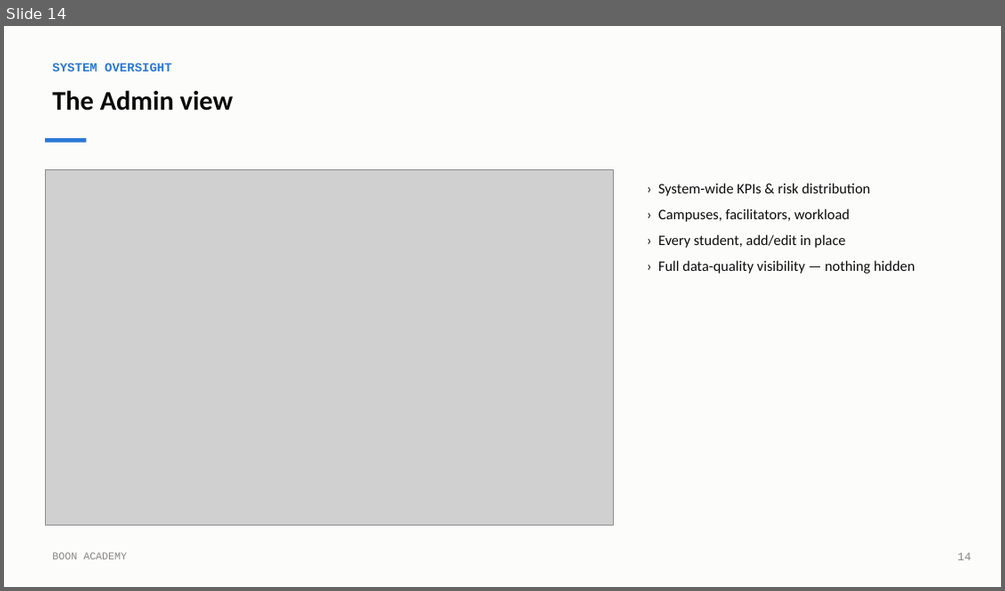
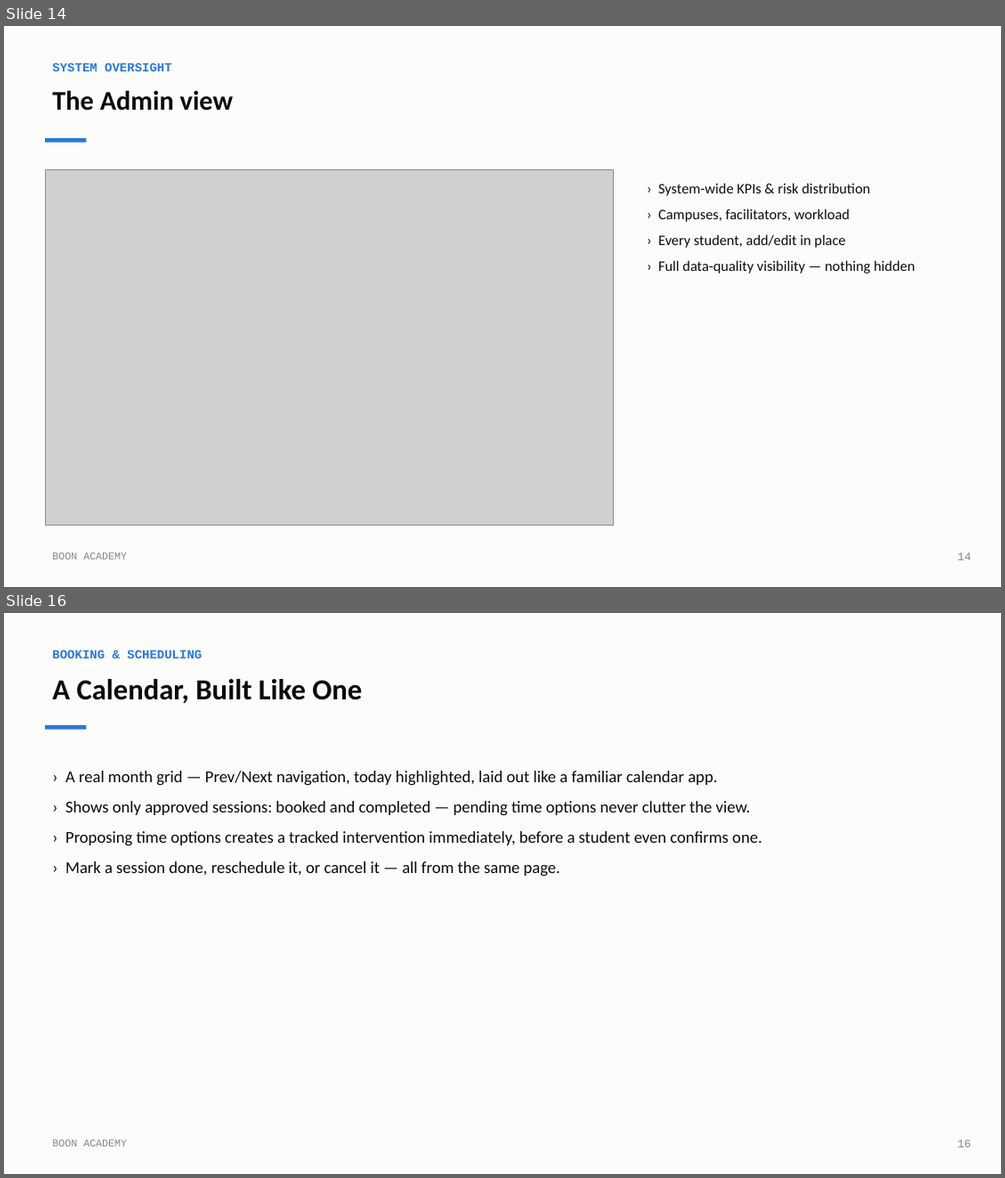
Before and after one commit to IbraheemKhurfan/Noon-Academy-Case-Study, a slide deck: docs/BOON_ACADEMY_OVERVIEW.pptx. Shown one above the other, each under a label of ours: slide 14 before the commit, slides 14 and 16 after it; the slides between them are not shown. The pictures are 1005x591 and 1005x1178 pixels, drawn with LibreOffice and Linux fonts; fonts in the diff are those of the drawing; grey boxes stand for pictures. Boxes give left, top, right and bottom in pixels: in the first picture for what was removed or moved away, otherwise in the second. Text is boxed around its words. In the diff, an @@ line names an element or a change of style, - is before the commit and + after.

```diff
--- a/docs/BOON_ACADEMY_OVERVIEW.pptx
+++ b/docs/BOON_ACADEMY_OVERVIEW.pptx
@@ slide 16 added at bbox=[4, 613, 1001, 1174], background #FFFFFF @@
@@ rectangle added at bbox=[4, 613, 1001, 1174], fill #FCFCFB @@
@@ text added at bbox=[52, 649, 202, 658], 12 pt, text #2A78D6, bold @@
+BOOKING & SCHEDULING
@@ text added at bbox=[52, 679, 362, 704], 28 pt, text #0B0B0B, bold @@
+A Calendar, Built Like One
@@ rectangle added at bbox=[45, 725, 86, 730], fill #2A78D6 @@
@@ text added at bbox=[65, 771, 762, 876], 16 pt, text #0B0B0B @@
+› A real month grid — Prev/Next navigation, today highlighted, laid out like a familiar calendar app.
+› Shows only approved sessions: booked and completed — pending time options never clutter the view.
+› Proposing time options creates a tracked intervention immediately, before a student even confirms one.
+› Mark a session done, reschedule it, or cancel it — all from the same page.
@@ text added at bbox=[52, 1139, 127, 1146], 10 pt, text #898781 @@
+BOON ACADEMY
@@ text added at bbox=[957, 1139, 971, 1147], 11 pt, text #898781 @@
+16
```
Also in this commit, not shown: 5 slides changed, 2 other slides added, 38 other files.
